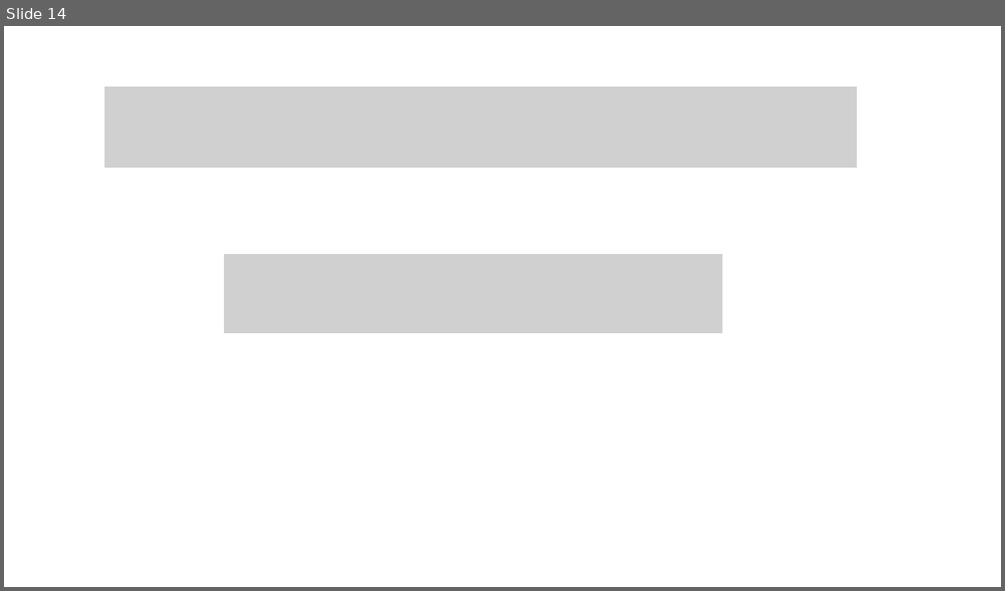
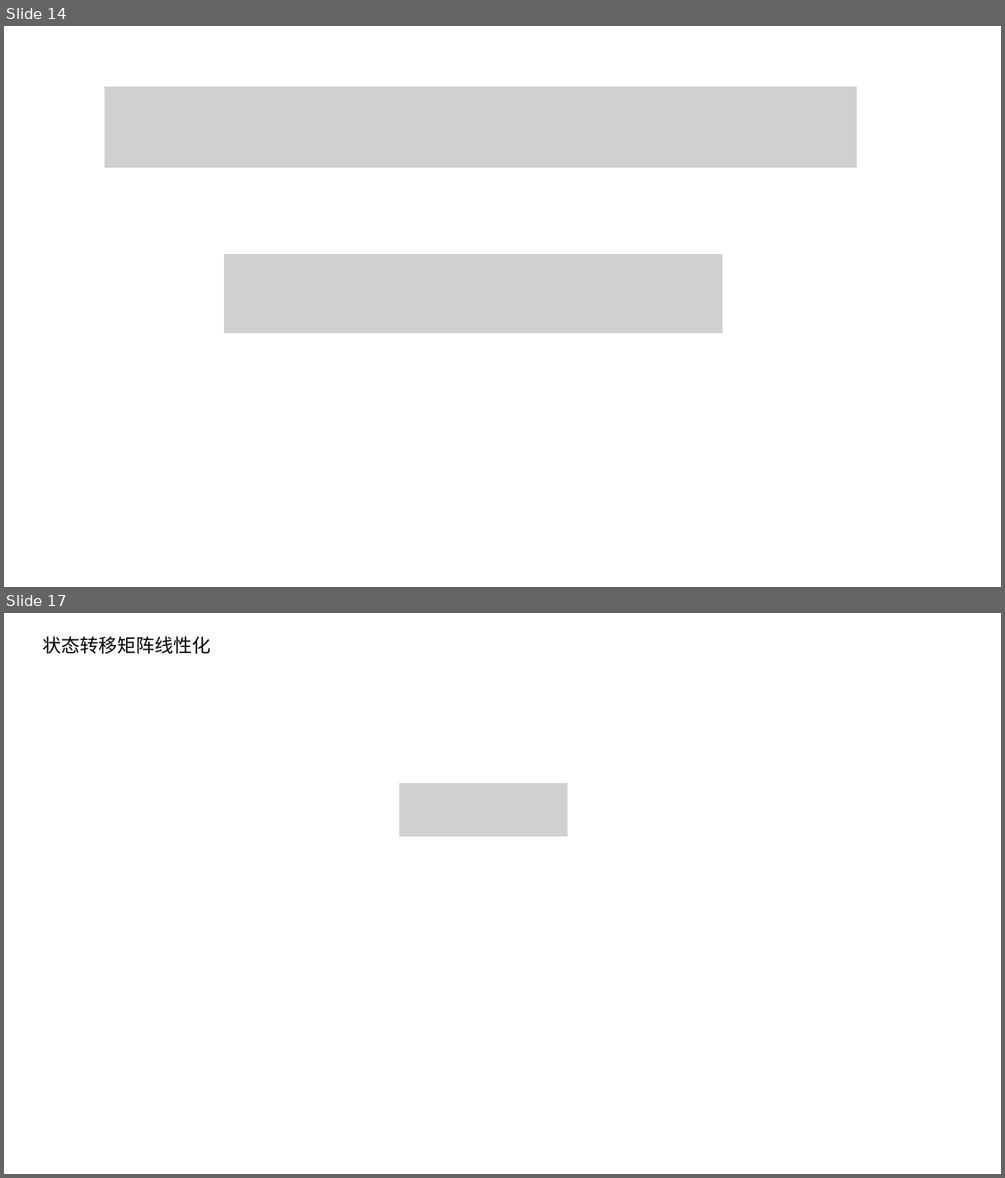
Before and after one commit to Astronute/filter_utils, a slide deck: 滤波.pptx. Shown one above the other, each under a label of ours: slide 14 before the commit, slides 14 and 17 after it; the slides between them are not shown. The pictures are 1005x591 and 1005x1178 pixels, drawn with LibreOffice and Linux fonts; fonts in the diff are those of the drawing; grey boxes stand for pictures. Boxes give left, top, right and bottom in pixels: in the first picture for what was removed or moved away, otherwise in the second. Text is boxed around its words. In the diff, an @@ line names an element or a change of style, - is before the commit and + after.

Commit message:
# 雅可比矩阵ok

```diff
--- a/滤波.pptx
+++ b/滤波.pptx
@@ slide 17 added at box(4, 613, 1001, 1174), background #FFFFFF @@
@@ text added at box(43, 636, 211, 654), 18 pt, text #000000 @@
+状态转移矩阵线性化
@@ picture added at box(399, 784, 568, 836) @@
```
Also in this commit, not shown: 2 other slides added, 5 other files.
